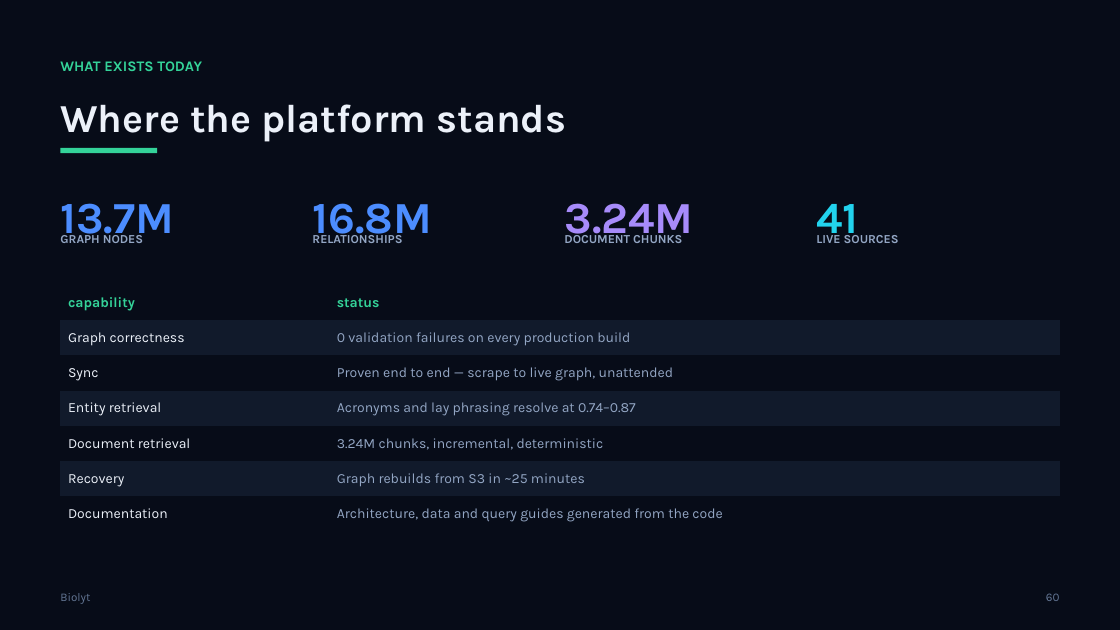
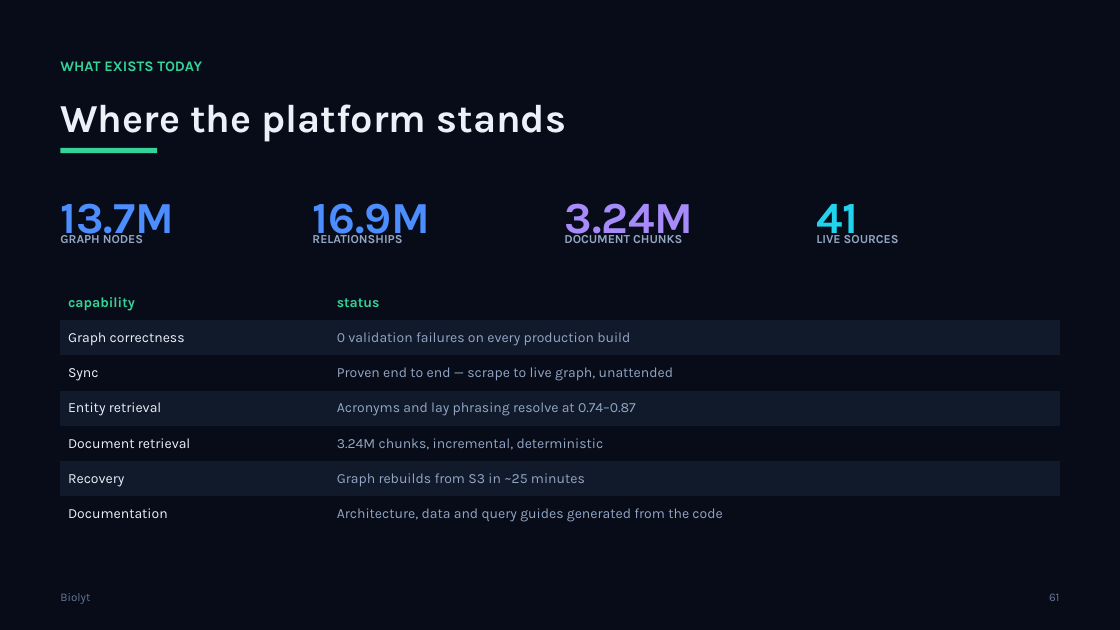
Before and after one commit to helmibiolyt/fullPipeline, a slide deck: slide 61 of presentation/Biolyt_Platform.pptx (slide 60 before the commit). Drawn at 1120x630 pixels with LibreOffice and Linux fonts; fonts in the diff are those of the drawing. Boxes give left, top, right and bottom in pixels: in the first picture for what was removed or moved away, otherwise in the second. Text is boxed around its words. In the diff, an @@ line names an element or a change of style, - is before the commit and + after.

```diff
--- a/presentation/Biolyt_Platform.pptx
+++ b/presentation/Biolyt_Platform.pptx
@@ text at bbox=[312, 203, 430, 243]: text changed @@
-16.8M
+16.9M
@@ text at bbox=[1049, 593, 1060, 601]: text changed @@
-60
+61
```
Also in this commit, not shown: 40 other slides changed, 1 slide added, 3 other files.
